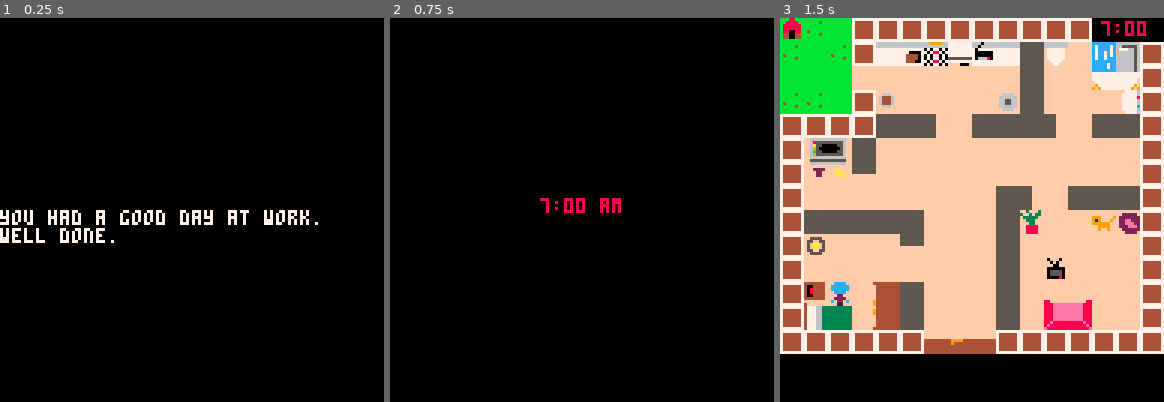
Above: before the commit, frames 1-3 (left to right).
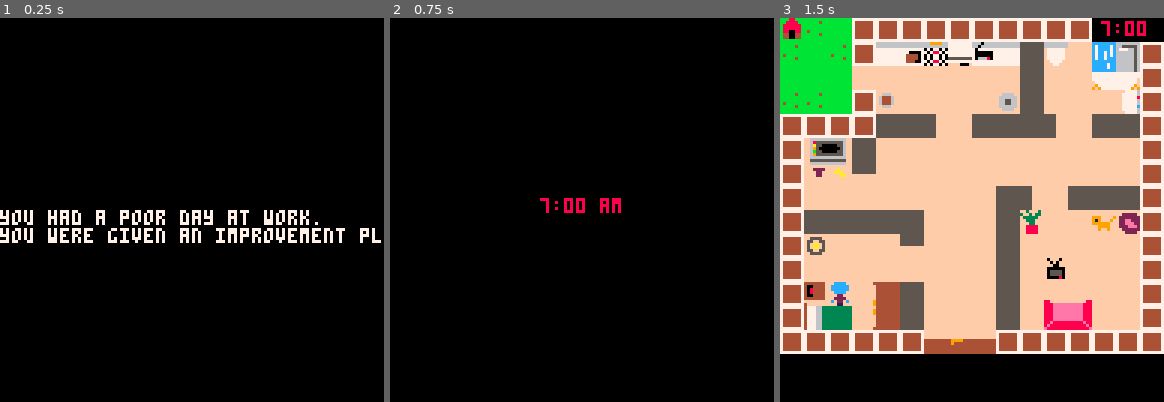
Above: after the commit, the same moments.

Repository: KTNelson/dailygrind-pico8
Game: PICO-8 cartridge dailygrind.p8
Two runs of this game, one before a commit and one after it. Both use one fixed random seed, a clock stepped at 60 frames per second and the inputs below.
Inputs:
- Up to frame 1 (0.25 s): no input
- Up to frame 2 (0.75 s): tap X (X key) at 0.33 s; tap O (Z key) at 0.7 s
- Up to frame 3 (1.5 s): tap X (X key) at 1.07 s

The runs differ from the first frame. In frame 1, 1.6% of the frame differs, in the area x 0-100%, y 50-59%; in frame 2, nothing differs; in frame 3, nothing differs.

Commit message:
Added work tasks and end conditions

Diff:
--- a/dailygrind.p8
+++ b/dailygrind.p8
@@ -19,6 +19,7 @@
     t.name = p_name
     t.type = p_type
     t.id = p_id
+    t.completed = false
     add(tasks, t)
 end
 
@@ -58,6 +59,7 @@
   make_task("relieve yourself", "set time", 113)
   make_task("brush your teeth", "continuous", 177)
   make_task("make a decent coffee", "set time", 241)
+  make_task("go to work", "one shot", 193)
 end
 --------------------------------------- collision
 
@@ -239,7 +241,21 @@
         print(timervar, timervarx,1,8)
     end
     if gamestate == "result" then
-    	print(endingstrings[2], 0, 64, 7)
+        score = 0
+        for tsk in all(tasks) do
+            if tsk.completed then
+                score += 1
+            end
+        end
+        if score == 1 then
+            print(endingstrings[2], 0, 64, 7)
+        elseif score < 5 then
+            print(endingstrings[3], 0, 64, 7)
+        elseif score < 10 then
+            print(endingstrings[4], 0, 64, 7)
+        elseif score == 10 then
+            print(endingstrings[4], 0, 64, 7)
+        end
     end
     if gamestate == "alarm" then
     	print("7:00 am", 50, 60, 8)
@@ -257,9 +271,14 @@
 you stupid dick.\
 you got fired.\
 the end."
-endingstrings[2] = "you had a good day at work.\
-well done."
-
+endingstrings[2] = "you had a terrible day at work.\
+you were fired."
+endingstrings[3] = "you had a poor day at work.\
+you were given an improvement plan."
+endingstrings[4] = "you had a good day at work.\
+what a douche."
+endingstrings[5] = "you had an exceptional day at work\
+in a shock result you were elected president."
 __gfx__
 0000000000000000000000006666666677777777555555555555ffffffffffffffffffff5555555500000000ffffffffbbbbbbbbfff44fffff666666666666ff
 0000000000000000000000006666666674444447555555555555ffffffffffffffffffff5555555500000000ffffffffbbbbb4bbfff99fffff685555555556ff
@@ -390,7 +409,7 @@
 00000000000000000000000000000000000000000000000000000000000000000000000000000000000000000000000000000000000000000000000000000000
 00000000000000000000000000000000000000000000000000000000000000000000000000000000000000000000000000000000000000000000000000000000
 __gff__
-000000f101010100050101050005414100010000000000110021005100010000000171b18191910100010000310000000000000000000001010101010101010100000000000000000000000000000000000000000000000000000000000000000000000000000000000000000000000000000000000000000000000000000000
+000000f101010100050101c10005414100010000000000110021005100010000000171b18191910100010000310000000000000000000001010101010101010100000000000000000000000000000000000000000000000000000000000000000000000000000000000000000000000000000000000000000000000000000000
 0000000000000000000000000000000000000000000000000000000000000000000000000000000000000000000000000000000000000000000000000000000000000000000000000000000000000000000000000000000000000000000000000000000000000000000000000000000000000000000000000000000000000000
 __map__
 1d0c1c0404040404040404040400000000000000000000000000000000000000000000000000000000000000000000000000000000000000000000000000000000000000000000000000000000000000000000000000000000000000000000000000000000000000000000000000000000000000000000000000000000000000
